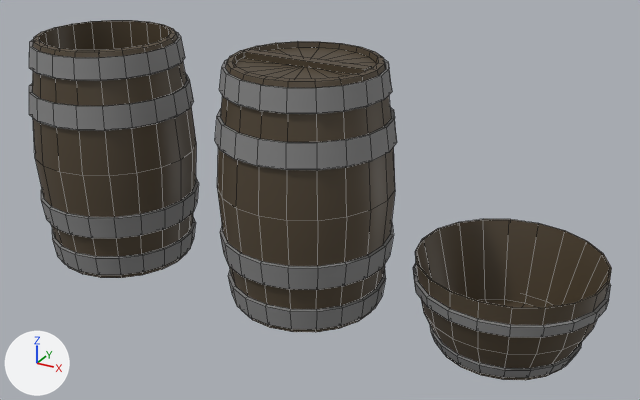
Two versions of the FBX model VR Project/FBX Files/Barrels.fbx, one commit apart.
One viewpoint serves both versions: a 50 mm camera at (0.1462, -0.1889, 0.1251) aimed at (0.0287, 0.0248, 0.0183). Lighting does not change. The marker at lower left points along +X, +Y and +Z. Mesh edges are drawn as thin lines on the coarser meshes. Where no turn or scale is listed for an object, it has been applied to the vertices.
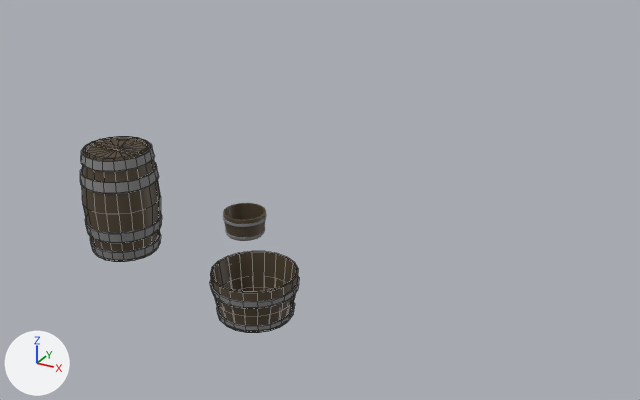
Edits to the bpy script that builds the scene:
```text
Add me_mesh_003_1:
    me_mesh_003_1.from_pydata(...)  # 262 vertices, 280 faces; spans x -0.0178..0.0062, y -0.004..0.0199, z 0.0..0.0131
    # faces by material slot: [160, 120]
    me_mesh_003_1.materials.append(mat_barrelwood)  # brown #504433
    me_mesh_003_1.materials.append(mat_barrelmetal)  # grey #848484
Add me_mesh_002_1:
    me_mesh_002_1.from_pydata(...)  # 50 vertices, 63 faces; spans x -0.0089..0.0089, y -0.0089..0.0089, z -0.0006..0.0006
    me_mesh_002_1.materials.append(mat_barrelwood)  # brown #504433
Change ob_pcube3:
    ob_pcube3: bpy.data.objects.new('pCube3', me_mesh_001) -> bpy.data.objects.new('pCube3', None)
    ob_pcube3.location: (0.0383, 0.0, 0.0346) -> (0.0, 0.0, 0.0167)
    ob_pcube3.scale: (0.0201, 0.0201, 0.0201) -> (0.01, 0.01, 0.01)
Remove ob_pcube4:
    ob_pcube4 = bpy.data.objects.new('pCube4', me_mesh_003)
    ob_pcube4.location = (0.0908, 0.0152, 0.0058)
Change ob_polysurface2:
    ob_polysurface2.scale: (0.0201, 0.0201, 0.0201) -> (0.01, 0.01, 0.01)
Add ob_polysurface5:
    ob_polysurface5 = bpy.data.objects.new('polySurface5', me_mesh_003_1)
    ob_polysurface5.location = (0.0361, -0.0222, -0.0001)
Add ob_polysurface3:
    ob_polysurface3 = bpy.data.objects.new('polySurface3', me_mesh_002_1)
    ob_polysurface3.location = (-0.0267, 0.0, 0.0327)
```

What differs and where, as boxes (x1, y1, x2, y2) in the pictures (640 x 400 px):
'pCube3', no longer drawn
    before: (215, 41, 397, 332)
    faces in mat_barrelwood (brown #504433): (217, 41, 395, 332)
    faces in mat_barrelmetal (grey #848484): (215, 59, 397, 329)
'polySurface2', rescaled (51% narrower, 51% shorter)
    before: (29, 20, 199, 278)
    after: (80, 136, 162, 262)
'pCube4', deleted
    before: (413, 219, 611, 380)
    faces in mat_barrelwood (brown #504433): (415, 219, 611, 380)
    faces in mat_barrelmetal (grey #848484): (413, 263, 611, 378)
'polySurface5', added
    after: (210, 251, 299, 333)
    faces in mat_barrelwood (brown #504433): (210, 251, 298, 333)
    faces in mat_barrelmetal (grey #848484): (210, 276, 299, 331)
'polySurface3', added (brown)
    after: (87, 139, 147, 158)
'pCube2', unchanged, uncovered by the edit
    after: (223, 203, 267, 241)
